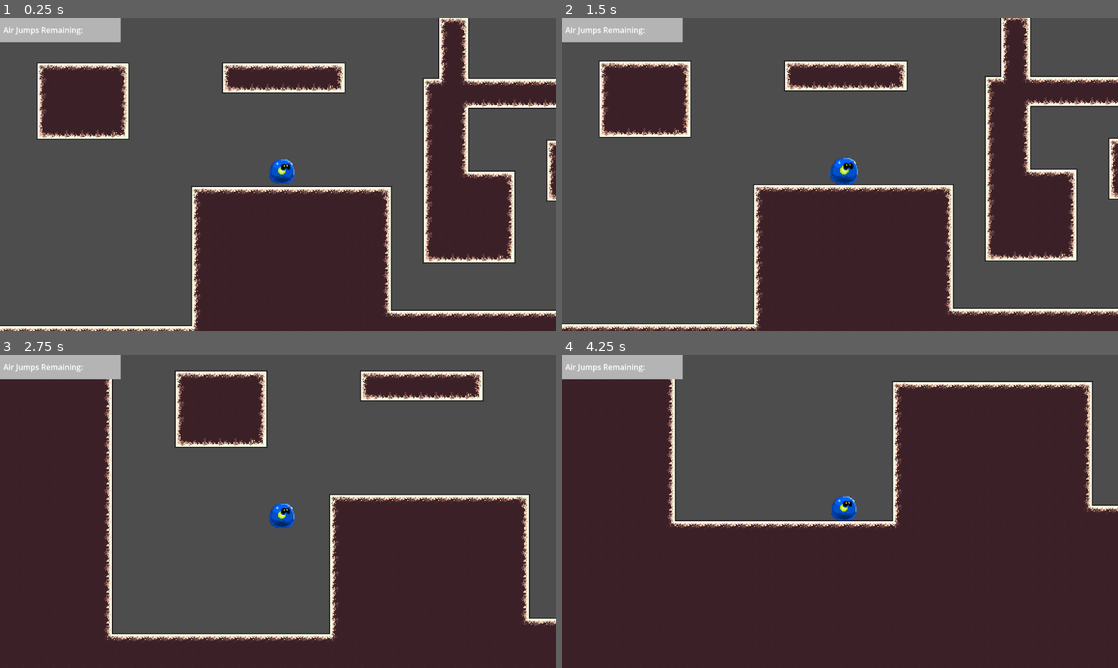
Above: before the commit, frames 1-4 (two rows, left to right).
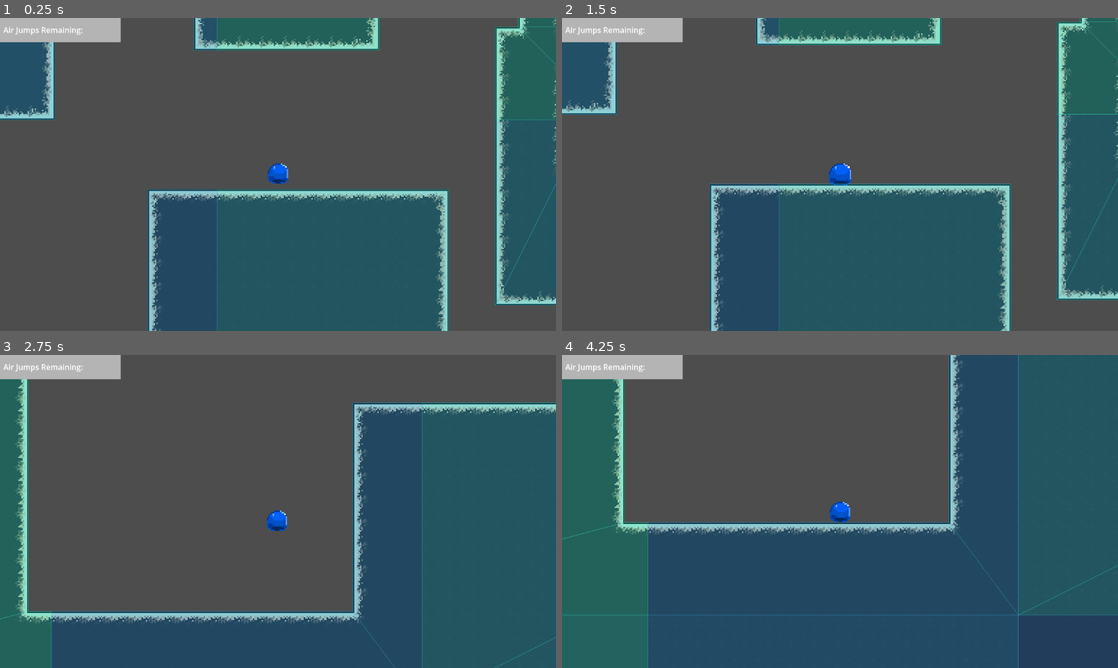
Above: after the commit, the same moments.

Repository: 2026-Hackathon/UnderYourSkin
Game: Godot game, scene res://TempScene.tscn
Same seed, same stepped clock (60 frames per second), same inputs: the game is played once before the commit and once after it.
Inputs (mouse positions are in pixels of both pictures, inside the frame that each line leads up to):
- Up to frame 1 (0.25 s): no input
- Up to frame 2 (1.5 s): move the mouse to (962, 158) at 0.52 s; click (962, 158) at 0.67 s; tap Enter at 1.25 s; drag from (728, 190) to (812, 237) at 1.27 s
- Up to frame 3 (2.75 s): move the mouse to (333, 442) at 2.02 s; click (333, 442) at 2.17 s
- Up to frame 4 (4.25 s): drag from (812, 574) to (673, 464) at 2.77 s; move the mouse to (1006, 558) at 3.52 s; click (1006, 558) at 3.67 s

The runs differ from the first frame. In frame 1, 55% of the frame differs, in the area x 0-100%, y 0-100%; in frame 2, 55%; in frame 3, 66%; in frame 4, 77%.

Commit message:
New Player Sprite + adjust Values

Diff:
--- a/under-your-skin/Scripts/player_character.gd
+++ b/under-your-skin/Scripts/player_character.gd
@@ -1,9 +1,9 @@
 extends CharacterBody2D
 
 #Physics Vars
-@export var gravity: float = 980.0
-@export var fling_power: float = 80.0
-@export var air_resistance: float = 0.0002
+@export var gravity: float = 800.0
+@export var fling_power: float = 60.0
+@export var air_resistance: float = 0.002
 @export var max_drag_distance: float = 100.0
 @export var momentum_conserve: float = 0.2 #Howmuch Velocity to be conserved between jumps
 #Drag Vars
@@ -29,13 +29,13 @@
 
 #Visual Vars
 #Get the sprite
-@onready var back_sprite: Sprite2D = get_node("BackSprite")
+@onready var sprite: Sprite2D = get_node("PlayerSprite")
 var original_scale: Vector2
 
 #Initilaize some Vals
 #Initilaize Player Size Needed so when scale is changed player remains Visible
 func _ready():
-	original_scale = back_sprite.scale
+	original_scale = scale
 	jump_count = max_jumps
 
 
@@ -105,7 +105,7 @@
 	#For Bounce, stores previous velocity so it functions properly
 	var pre_move_velocity := velocity
 
-	#Godot Built in Larper, Applies Velocity
+	#Godot Built in Lerper, Applies Velocity
 	move_and_slide()
 	#Resets max Jumps, should prevent buggy jump behaviour causing an extra jump
 	if is_on_floor():
@@ -127,12 +127,14 @@
 		# Get bounce value for where we hit
 		var bounce_value := get_collision_tile_bounce(collision.get_position())
 
-		if bounce_value > 0.0:
+		#if bounce_value > 0.0:
 			# FIXED: Check pre_move velocity AND collision normal direction
-			var speed_into_surface = -pre_move_velocity.dot(normal)
-			if speed_into_surface > 30.0:  # Moving INTO surface
+		var speed_into_surface = -pre_move_velocity.dot(normal)
+		if abs(speed_into_surface) > 30.0:  # Moving INTO surface
 				velocity = pre_move_velocity.bounce(normal) * bounce_value
-				print("BOUNCE! Normal: ", normal, " Speed into surface: ", speed_into_surface)
+
+				collided = true
+				print("BOUNCE! Normal: ", normal, " Speed into surface: ", speed_into_surface, "Bounce:", bounce_value)
 
 	# If should Bounce, applies second move
 	if collided:
--- a/under-your-skin/TempScene.tscn
+++ b/under-your-skin/TempScene.tscn
@@ -2,13 +2,11 @@
 
 [ext_resource type="Texture2D" uid="uid://baw1axa3xd4oj" path="res://Sprites/Bone Tiles Temp.png" id="1_usju5"]
 [ext_resource type="Script" uid="uid://h0ynlfudvyu6" path="res://Scripts/player_character.gd" id="1_wjk0x"]
-[ext_resource type="Texture2D" uid="uid://bcahjmfat7uqi" path="res://Sprites/Player/Player Back.png" id="3_xgtoh"]
-[ext_resource type="Texture2D" uid="uid://cjsrrhnkci7v8" path="res://Sprites/Player/Player Organs.png" id="4_usju5"]
+[ext_resource type="Texture2D" uid="uid://dlt283a5xm1co" path="res://Sprites/Player/PlayerSpriteSheet.png" id="3_yc8q5"]
 [ext_resource type="Texture2D" uid="uid://bspaoa2imoidb" path="res://TempJumpUIbg.png" id="4_yc8q5"]
-[ext_resource type="Texture2D" uid="uid://dfhap0slx6y6q" path="res://Sprites/Player/Player Eyes.png" id="5_usju5"]
 
 [sub_resource type="PhysicsMaterial" id="PhysicsMaterial_yc8q5"]
-bounce = 0.43
+bounce = 0.6
 
 [sub_resource type="TileSetAtlasSource" id="TileSetAtlasSource_i7mkn"]
 texture = ExtResource("1_usju5")
@@ -55,40 +53,35 @@
 sources/0 = SubResource("TileSetAtlasSource_i7mkn")
 
 [sub_resource type="CircleShape2D" id="CircleShape2D_u0k2b"]
-radius = 11.0
+radius = 6.0
 
 [node name="Node2D" type="Node2D" unique_id=1339972396]
 
 [node name="BoneTiles" type="TileMapLayer" parent="." unique_id=1792748582 groups=["ground"]]
 tile_map_data = PackedByteArray("AAAiACMAAAABAAAAAAAjACMAAAABAAAAAAAkACMAAAAEAAIAAAAlACMAAAABAAAAAAAmACMAAAAEAAIAAAAnAC …(75488 unchanged characters)…
 tile_set = SubResource("TileSet_usju5")
+collision_visibility_mode = 1
 
 [node name="PlayerCharacter" type="CharacterBody2D" parent="." unique_id=1782905367]
 position = Vector2(554, 537)
 slide_on_ceiling = false
+floor_constant_speed = true
+platform_wall_layers = 1
 script = ExtResource("1_wjk0x")
 max_drag_distance = 101.0
 
 [node name="Camera2D" type="Camera2D" parent="PlayerCharacter" unique_id=1157114998]
-zoom = Vector2(2, 2)
+zoom = Vector2(3, 3)
 position_smoothing_enabled = true
 position_smoothing_speed = 30.0
 
-[node name="BackSprite" type="Sprite2D" parent="PlayerCharacter" unique_id=1485890410]
-position = Vector2(4, -3)
-texture = ExtResource("3_xgtoh")
-
-[node name="JumpCountSprite" type="Sprite2D" parent="PlayerCharacter/BackSprite" unique_id=2060461035]
-position = Vector2(0, -1)
-texture = ExtResource("4_usju5")
-
-[node name="EyeSprite" type="Sprite2D" parent="PlayerCharacter/BackSprite" unique_id=2132555065]
-position = Vector2(4, -5)
-texture = ExtResource("5_usju5")
+[node name="PlayerSprite" type="Sprite2D" parent="PlayerCharacter" unique_id=1485890410]
+texture_filter = 3
+texture = ExtResource("3_yc8q5")
+region_enabled = true
+region_rect = Rect2(0, 0, 16, 16)
 
 [node name="CollisionShape2D" type="CollisionShape2D" parent="PlayerCharacter" unique_id=660656790]
-visible = false
-position = Vector2(0, -2)
 shape = SubResource("CircleShape2D_u0k2b")
 debug_color = Color(0.96465665, 0, 0.49433035, 0.41960785)
 
Binary file removed: under-your-skin/Sprites/Player/Player Back.png
Not shown, removed: under-your-skin/Sprites/Player/Player Back.png.import
Binary file removed: under-your-skin/Sprites/Player/Player Eyes.png
Not shown, removed: under-your-skin/Sprites/Player/Player Eyes.png.import
Binary file removed: under-your-skin/Sprites/Player/Player Organs.png
Binary file removed: under-your-skin/Sprites/Player/PlayerSprite.png
Not shown, removed: under-your-skin/Sprites/Player/PlayerSprite.png.import
Binary file added: under-your-skin/Sprites/Player/PlayerSpriteSheet.png
Not shown, changed: under-your-skin/Sprites/Player/PlayerSpriteSheet.png.import
